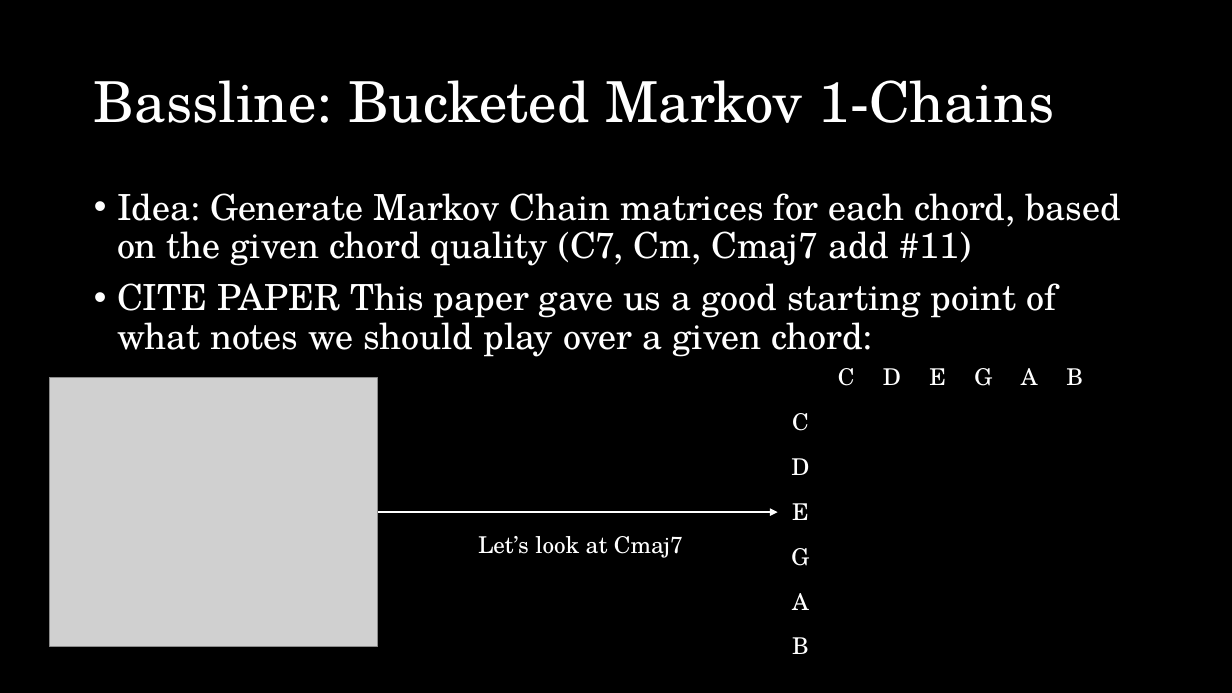
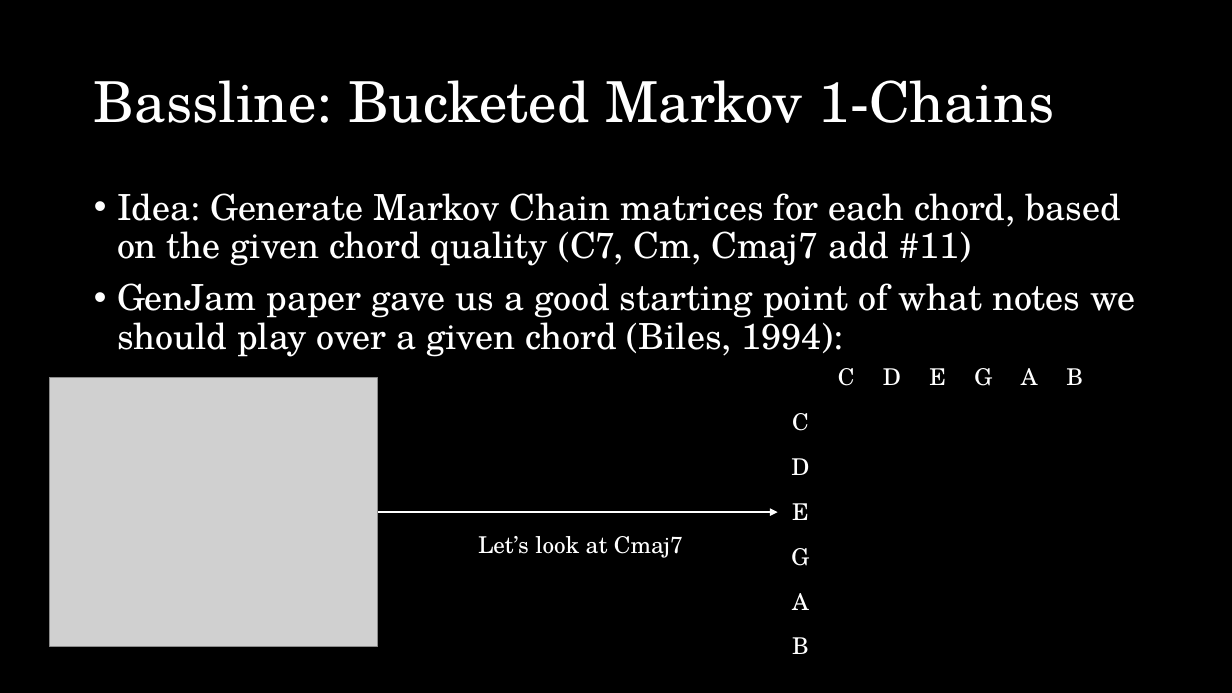
Before and after one commit to esharo02/150Final, a slide deck: slide 9 of CS150 final presentation.pptx. Drawn at 1232x693 pixels with LibreOffice and Linux fonts; fonts in the diff are those of the drawing; grey boxes stand for pictures. Boxes give left, top, right and bottom in pixels: in the first picture for what was removed or moved away, otherwise in the second. Text is boxed around its words. In the diff, an @@ line names an element or a change of style, - is before the commit and + after.

```diff
--- a/CS150 final presentation.pptx
+++ b/CS150 final presentation.pptx
@@ text at (117, 283, 1135, 357): text changed @@
-• CITE PAPER This paper gave us a good starting point of what notes we should play over a given chord:
+• GenJam paper gave us a good starting point of what notes we should play over a given chord (Biles, 1994):
```
Also in this commit, not shown: 3 other slides changed, 13 slides added.
